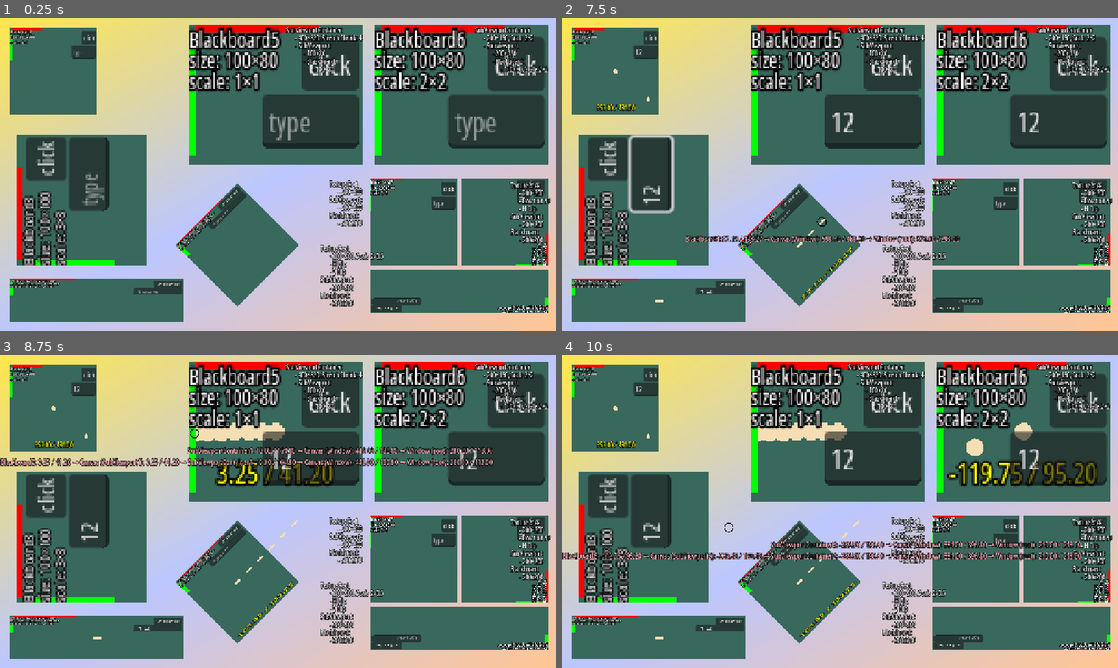
Above: before the commit, frames 1-4 (two rows, left to right).
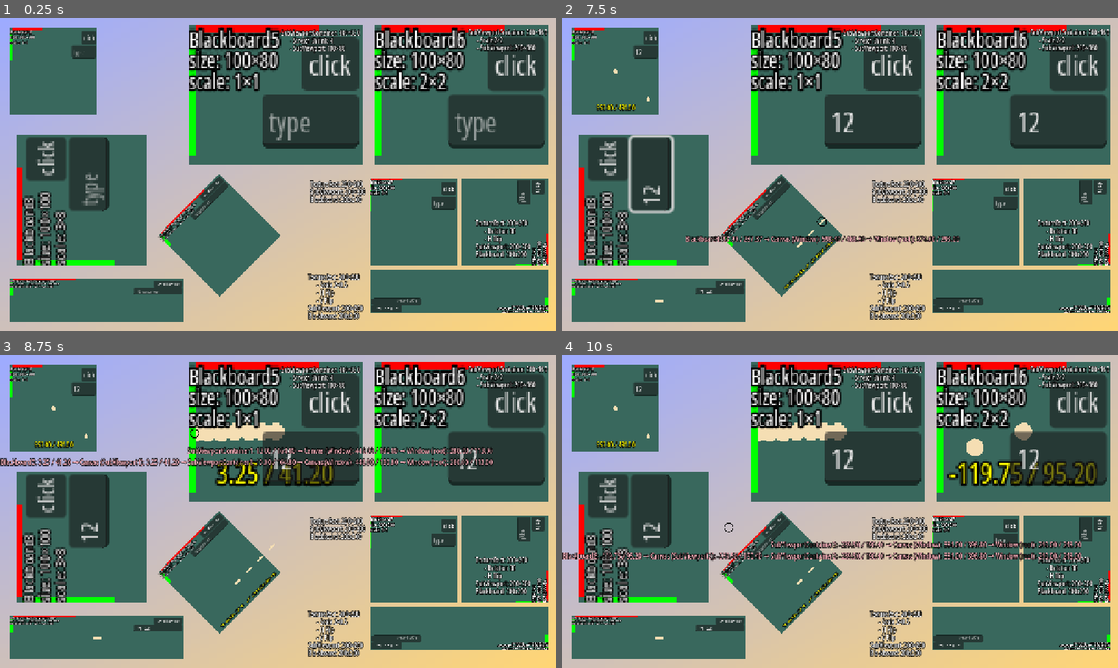
Above: after the commit, the same moments.

Repository: Toxe/godot-coordinate-systems
Game: Godot game, scene res://scenes/main.tscn
The game is run twice, just before and just after one commit, with the same random seed, the same clock (stepped at 60 frames per second) and the same inputs.
Inputs (mouse positions are in pixels of both pictures, inside the frame that each line leads up to):
- Up to frame 1 (0.25 s): no input
- Up to frame 2 (7.5 s): click (645, 52) at 0.52 s; type "12" at 0.6 s; click (717, 290) at 0.75 s; type "12" at 0.83 s; click (650, 174) at 0.98 s; type "12" at 1.07 s; click (873, 121) at 1.27 s; type "12" at 1.35 s; click (1056, 121) at 1.5 s; type "12" at 1.58 s; click "click" at 2 s; click "click" at 2.75 s; click "click" at 3.5 s; tap Enter at 4.25, 5.75, 7.25 s; drag from (840, 174) to (895, 105) at 4.27 s; tap Space at 5, 6.5 s; drag from (617, 71) to (812, 237) at 5.02 s; move the mouse to (662, 299) at 5.77 s; click (662, 299) at 5.92 s; drag from (645, 199) to (673, 127) at 6.52 s; drag from (801, 246) to (867, 174) at 7.27 s
- Up to frame 3 (8.75 s): tap Space at 8 s; drag from (278, 430) to (194, 433) at 8.02 s
- Up to frame 4 (10 s): move the mouse to (840, 430) at 8.77 s; click (840, 430) at 8.92 s; drag from (1023, 430) to (728, 527) at 9.52 s

The runs differ from the first frame. In frame 1, 38% of the frame differs, in the area x 0-100%, y 0-100%; in frame 2, 38%; in frame 3, 38%; in frame 4, 38%.

Commit message:
Adjust layout and labels

Diff:
--- a/CoordinateSystems/scenes/main.tscn
+++ b/CoordinateSystems/scenes/main.tscn
@@ -6,8 +6,7 @@
 [ext_resource type="Script" uid="uid://mpf8obcsjya7" path="res://scenes/gui_input_forwarder.gd" id="4_jyhfs"]
 
 [sub_resource type="Gradient" id="Gradient_sgp6g"]
-offsets = PackedFloat32Array(0, 0.50666666, 1)
-colors = PackedColorArray(0.9999998, 0.9017564, 0.30826843, 1, 0.73555374, 0.7777561, 1, 1, 1, 0.7758604, 0.5795827, 1)
+colors = PackedColorArray(0.61610734, 0.6690598, 1, 1, 0.9999996, 0.83634895, 0.46008295, 1)
 
 [sub_resource type="GradientTexture2D" id="GradientTexture2D_o5qli"]
 gradient = SubResource("Gradient_sgp6g")
@@ -48,10 +47,10 @@
 scale = Vector2(3, 3)
 
 [node name="Blackboard4" parent="." unique_id=1278775097 instance=ExtResource("2_0wfyh")]
-offset_left = 405.00006
-offset_top = 522.00006
-offset_right = 505.00006
-offset_bottom = 922.00006
+offset_left = 364.0
+offset_top = 500.0
+offset_right = 464.0
+offset_bottom = 900.0
 rotation = -0.7853982
 scale = Vector2(2, 0.5)
 
@@ -156,70 +155,56 @@
 sub_viewport = NodePath("../SubViewport3")
 
 [node name="Label1" type="Label" parent="." unique_id=113031044]
-offset_left = 659.0
-offset_top = 16.0
-offset_right = 833.0
-offset_bottom = 129.0
-text = "SubViewportContainer:
-	- 400×320, Stretch Shrink: 4
-	- SubViewport:
-		- 100×80
-		- Blackboard:
-			- 100×80"
+offset_left = 647.0
+offset_top = 22.0
+offset_right = 828.0
+offset_bottom = 81.0
+text = "SubViewportContainer: 400×320
+	- Stretch Shrink: 4
+	- SubViewport: 100×80"
 tab_stops = PackedFloat32Array(20, 20)
 
 [node name="Label2" type="Label" parent="." unique_id=161700426]
-offset_left = 1093.0
-offset_top = 16.0
-offset_right = 1261.0
-offset_bottom = 129.0
-text = "SubViewportContainer:
-	- 200×160, Scale 2×2
-	- SubViewport:
-		- 200×160
-		- Blackboard:
-			- 100×80, Scale 2×2"
+offset_left = 1078.0
+offset_top = 21.0
+offset_right = 1259.0
+offset_bottom = 80.0
+text = "SubViewportContainer: 200×160
+	- Scale 2×2
+	- SubViewport: 200×160"
 tab_stops = PackedFloat32Array(20, 20)
 
 [node name="Label3" type="Label" parent="." unique_id=1411215777]
-offset_left = 758.0
+offset_left = 715.0
 offset_top = 370.0
-offset_right = 926.0
-offset_bottom = 483.0
-text = "TextureRect:
-	- 200×200
-SubViewport:
-	- 200×200
-Blackboard:
-	- 200x200"
+offset_right = 842.0
+offset_bottom = 429.0
+text = "TextureRect: 200×200
+SubViewport: 200×200
+Blackboard: 200x200"
 tab_stops = PackedFloat32Array(20, 20)
 
 [node name="Label4" type="Label" parent="." unique_id=1507417622]
-offset_left = 1175.0
-offset_top = 373.0
-offset_right = 1343.0
-offset_bottom = 522.0
-text = "TextureRect:
-	- 200×200
+offset_left = 1095.0
+offset_top = 460.0
+offset_right = 1222.0
+offset_bottom = 555.0
+text = "TextureRect: 200×200
 	- Rotation 90
 	- H Flip
-SubViewport:
-	- 200×200
-Blackboard:
-	- 200x200"
+SubViewport: 200×200
+Blackboard: 200x200"
 tab_stops = PackedFloat32Array(20, 20)
 
 [node name="Label5" type="Label" parent="." unique_id=1226042659]
-offset_left = 738.0
-offset_top = 518.0
-offset_right = 906.0
-offset_bottom = 667.0
-text = "TextureRect:
-	- 200×200, Scale 2×0.5
+offset_left = 709.0
+offset_top = 584.0
+offset_right = 836.0
+offset_bottom = 697.0
+text = "TextureRect: 200×200
+	- Scale 2×0.5
 	- H Flip
 	- V Flip
-SubViewport:
-	- 200×200
-Blackboard:
-	- 200x200"
-tab_stops = PackedFloat32Array(20, 20)
+SubViewport: 200×200
+Blackboard: 200x200"
+tab_stops = PackedFloat32Array(20, 20)
